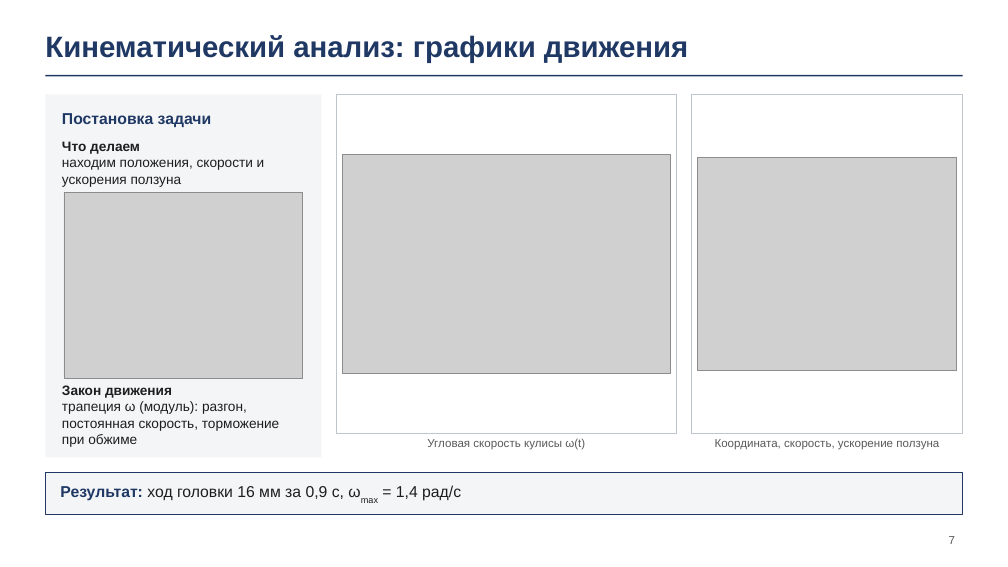
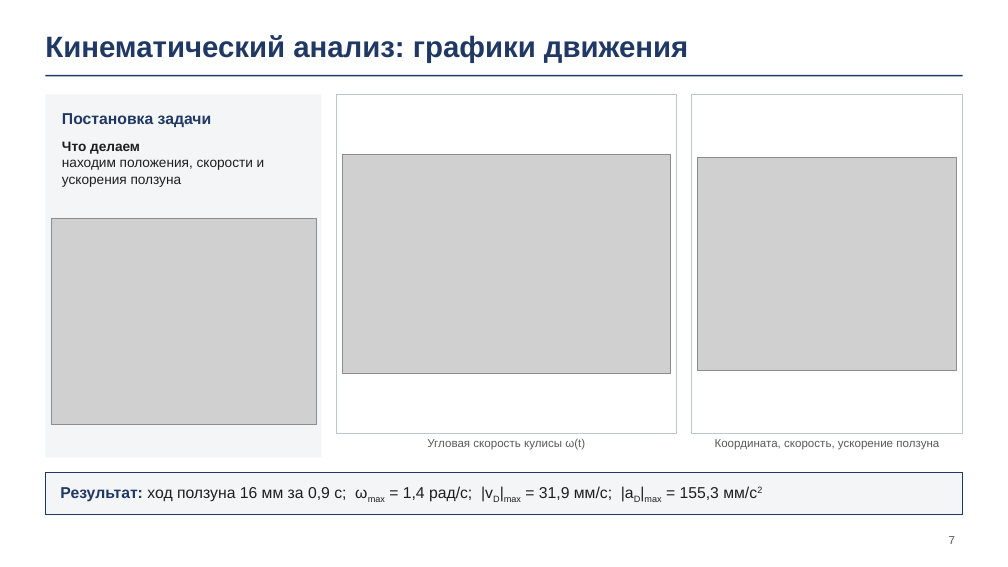
Before and after one commit to DamirNine/prikmeh, a slide deck: slide 7 of курсовой/2026-11-23/Презентация/Презентация_укупориватель_23-11.pptx. Drawn at 1008x567 pixels with LibreOffice and Linux fonts; fonts in the diff are those of the drawing; grey boxes stand for pictures; background and template pictures are left out. Boxes give left, top, right and bottom in pixels: in the first picture for what was removed or moved away, otherwise in the second. Text is boxed around its words. In the diff, an @@ line names an element or a change of style, - is before the commit and + after.

```diff
--- a/курсовой/2026-11-23/Презентация/Презентация_укупориватель_23-11.pptx
+++ b/курсовой/2026-11-23/Презентация/Презентация_укупориватель_23-11.pptx
@@ picture: place and size @@
-picture at [64, 193, 303, 378]
+picture at [51, 219, 316, 424]
@@ text removed at [62, 385, 279, 447] @@
-Закон движения
-трапеция ω (модуль): разгон, постоянная скорость, торможение при обжиме
@@ text at [60, 486, 757, 502]: text changed @@
-Результат: ход головки 16 мм за 0,9 с, ωmax = 1,4 рад/с
+Результат: ход ползуна 16 мм за 0,9 с; ωmax = 1,4 рад/с; |vD|max = 31,9 мм/с; |aD|max = 155,3 мм/с2
```
Also in this commit, not shown: 4 other files.
